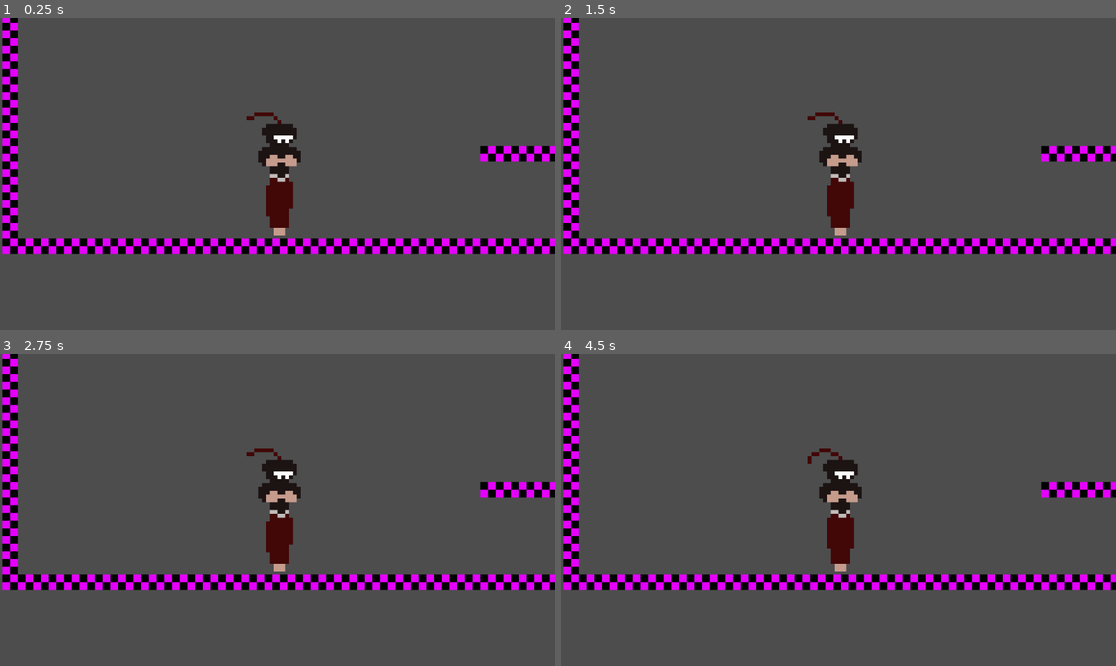
Above: before the commit, frames 1-4 (two rows, left to right).
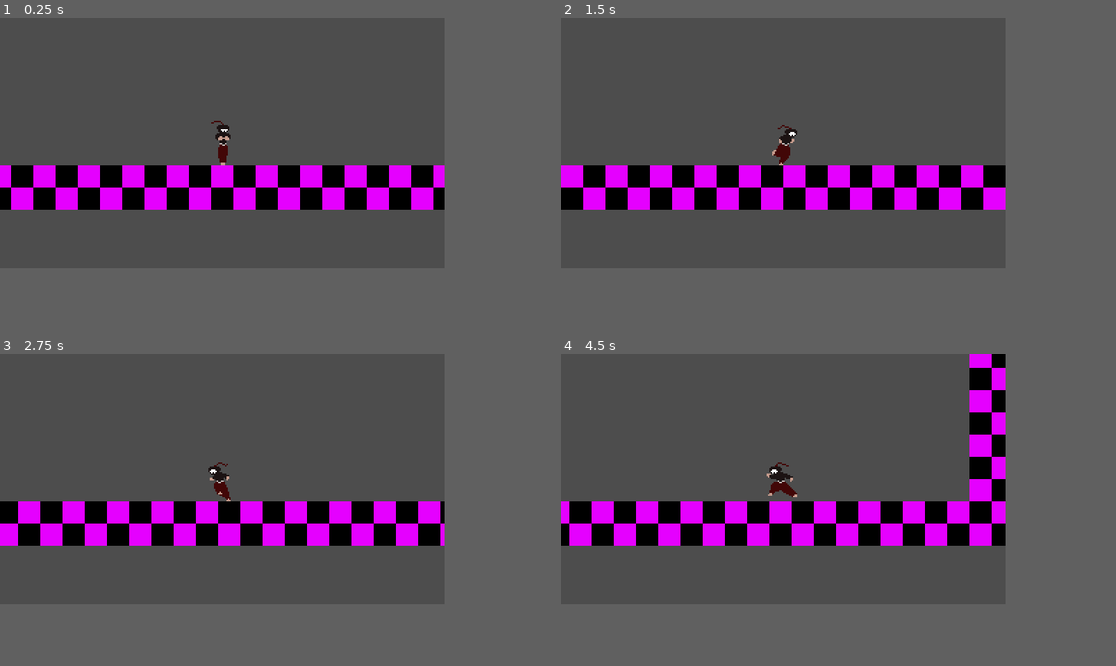
Above: after the commit, the same moments.

Repository: lowercasewords/shinobi-strike
Game: Godot game, scene res://scenes/levels/test_map.tscn
The game is run twice, just before and just after one commit, with the same random seed, the same clock (stepped at 60 frames per second) and the same inputs.
Inputs:
- Up to frame 1 (0.25 s): no input
- Up to frame 2 (1.5 s): tap Enter (ui_accept) at 0.5, 0.6, 0.77, 1.07, 1.35 s; hold Right (ui_right) from 0.53 s (still down)
- Up to frame 3 (2.75 s): tap Enter (ui_accept) at 1.52, 1.82, 2.1 s; release Right (ui_right) at 2.03 s; hold Left (ui_left) from 2.03 s (still down)
- Up to frame 4 (4.5 s): release Left (ui_left) at 2.78 s; hold Right (ui_right) 2.78-4.28 s; tap Enter (ui_accept) at 2.85, 3.02, 3.32, 3.6, 3.77, 4.07, 4.35 s; hold Left (ui_left) from 4.28 s (still down)
In our replay, the window is 799x449 before the commit and 640x360 after it. These sizes can differ from the game's own. Grey fills any space a smaller window leaves; there, only what the larger window draws over its background counts as a difference.

The runs differ from the first frame. In frame 1, 20% of the frame differs, in the area x 0-100%, y 0-76%; in frame 2, 20%; in frame 3, 20%; in frame 4, 23%.

Commit message:
added a state machine with walking, standing; and organized player piskels by the state type

Diff:
--- a/project.godot
+++ b/project.godot
@@ -15,6 +15,54 @@
 config/features=PackedStringArray("4.6", "GL Compatibility")
 config/icon="res://icon.svg"
 
+[display]
+
+window/size/viewport_width=320
+window/size/viewport_height=180
+window/size/window_width_override=1920
+window/size/window_height_override=1080
+window/stretch/mode="viewport"
+window/stretch/scale_mode="integer"
+
+[input]
+
+ui_left={
+"deadzone": 0.5,
+"events": [Object(InputEventKey,"resource_local_to_scene":false,"resource_name":"","device":0,"window_id":0,"alt_pressed":false,"shift_pressed":false,"ctrl_pressed":false,"meta_pressed":false,"pressed":false,"keycode":4194319,"physical_keycode":0,"key_label":0,"unicode":0,"location":0,"echo":false,"script":null)
+, Object(InputEventJoypadButton,"resource_local_to_scene":false,"resource_name":"","device":-1,"button_index":13,"pressure":0.0,"pressed":false,"script":null)
+, Object(InputEventJoypadMotion,"resource_local_to_scene":false,"resource_name":"","device":-1,"axis":0,"axis_value":-1.0,"script":null)
+, Object(InputEventKey,"resource_local_to_scene":false,"resource_name":"","device":-1,"window_id":0,"alt_pressed":false,"shift_pressed":false,"ctrl_pressed":false,"meta_pressed":false,"pressed":false,"keycode":0,"physical_keycode":65,"key_label":0,"unicode":97,"location":0,"echo":false,"script":null)
+]
+}
+ui_right={
+"deadzone": 0.5,
+"events": [Object(InputEventKey,"resource_local_to_scene":false,"resource_name":"","device":0,"window_id":0,"alt_pressed":false,"shift_pressed":false,"ctrl_pressed":false,"meta_pressed":false,"pressed":false,"keycode":4194321,"physical_keycode":0,"key_label":0,"unicode":0,"location":0,"echo":false,"script":null)
+, Object(InputEventJoypadButton,"resource_local_to_scene":false,"resource_name":"","device":-1,"button_index":14,"pressure":0.0,"pressed":false,"script":null)
+, Object(InputEventJoypadMotion,"resource_local_to_scene":false,"resource_name":"","device":-1,"axis":0,"axis_value":1.0,"script":null)
+, Object(InputEventKey,"resource_local_to_scene":false,"resource_name":"","device":-1,"window_id":0,"alt_pressed":false,"shift_pressed":false,"ctrl_pressed":false,"meta_pressed":false,"pressed":false,"keycode":0,"physical_keycode":68,"key_label":0,"unicode":100,"location":0,"echo":false,"script":null)
+]
+}
+ui_up={
+"deadzone": 0.5,
+"events": [Object(InputEventKey,"resource_local_to_scene":false,"resource_name":"","device":0,"window_id":0,"alt_pressed":false,"shift_pressed":false,"ctrl_pressed":false,"meta_pressed":false,"pressed":false,"keycode":4194320,"physical_keycode":0,"key_label":0,"unicode":0,"location":0,"echo":false,"script":null)
+, Object(InputEventJoypadButton,"resource_local_to_scene":false,"resource_name":"","device":-1,"button_index":11,"pressure":0.0,"pressed":false,"script":null)
+, Object(InputEventJoypadMotion,"resource_local_to_scene":false,"resource_name":"","device":-1,"axis":1,"axis_value":-1.0,"script":null)
+, Object(InputEventKey,"resource_local_to_scene":false,"resource_name":"","device":-1,"window_id":0,"alt_pressed":false,"shift_pressed":false,"ctrl_pressed":false,"meta_pressed":false,"pressed":false,"keycode":0,"physical_keycode":87,"key_label":0,"unicode":119,"location":0,"echo":false,"script":null)
+]
+}
+ui_down={
+"deadzone": 0.5,
+"events": [Object(InputEventKey,"resource_local_to_scene":false,"resource_name":"","device":0,"window_id":0,"alt_pressed":false,"shift_pressed":false,"ctrl_pressed":false,"meta_pressed":false,"pressed":false,"keycode":4194322,"physical_keycode":0,"key_label":0,"unicode":0,"location":0,"echo":false,"script":null)
+, Object(InputEventJoypadButton,"resource_local_to_scene":false,"resource_name":"","device":-1,"button_index":12,"pressure":0.0,"pressed":false,"script":null)
+, Object(InputEventJoypadMotion,"resource_local_to_scene":false,"resource_name":"","device":-1,"axis":1,"axis_value":1.0,"script":null)
+, Object(InputEventKey,"resource_local_to_scene":false,"resource_name":"","device":-1,"window_id":0,"alt_pressed":false,"shift_pressed":false,"ctrl_pressed":false,"meta_pressed":false,"pressed":false,"keycode":0,"physical_keycode":83,"key_label":0,"unicode":115,"location":0,"echo":false,"script":null)
+]
+}
+
+[input_devices]
+
+sensors/enable_gravity=true
+
 [physics]
 
 3d/physics_engine="Jolt Physics"
--- a/scenes/levels/test_map.tscn
+++ b/scenes/levels/test_map.tscn
@@ -19,4 +19,4 @@
 tile_set = SubResource("TileSet_ymjof")
 
 [node name="Player" parent="." unique_id=990773869 instance=ExtResource("1_d141s")]
-position = Vector2(123, 90)
+position = Vector2(120, 184)
--- a/scenes/player/Player.tscn
+++ b/scenes/player/Player.tscn
@@ -1,10 +1,18 @@
 [gd_scene format=3 uid="uid://c6g6agxbnf61l"]
 
+[ext_resource type="Script" uid="uid://c2wdufkqurqwi" path="res://scenes/player/player.gd" id="1_c3xxp"]
 [ext_resource type="Texture2D" uid="uid://crvyh6rngs165" path="res://assets/sprites/player/player_stand_1.png" id="1_p0vlq"]
 [ext_resource type="Texture2D" uid="uid://df1n4onmri7yu" path="res://assets/sprites/player/player_stand_2.png" id="2_tpg5x"]
 [ext_resource type="Texture2D" uid="uid://clnmcfyounb31" path="res://assets/sprites/player/player_stand_3.png" id="3_c3xxp"]
 [ext_resource type="Texture2D" uid="uid://csnowq2mpbgja" path="res://assets/sprites/player/player_stand_4.png" id="4_npwbq"]
 [ext_resource type="Texture2D" uid="uid://df707f7n24d1o" path="res://assets/sprites/player/player_stand_5.png" id="5_v42im"]
+[ext_resource type="Texture2D" uid="uid://fyroju00wulk" path="res://assets/sprites/player/player_walk_1.png" id="7_20koh"]
+[ext_resource type="Script" uid="uid://33136d856app" path="res://scenes/state_machine.gd" id="7_pn6s4"]
+[ext_resource type="PackedScene" uid="uid://dcp5omecschbm" path="res://scenes/player/idle_state.tscn" id="8_7oing"]
+[ext_resource type="Texture2D" uid="uid://ckyui67r76bm4" path="res://assets/sprites/player/player_walk_2.png" id="8_ov1oi"]
+[ext_resource type="PackedScene" uid="uid://h0ngk8f30c1m" path="res://scenes/player/walk_state.tscn" id="9_5stf6"]
+[ext_resource type="Texture2D" uid="uid://b63a6728t0j6c" path="res://assets/sprites/player/player_walk_3.png" id="9_rn7t0"]
+[ext_resource type="Texture2D" uid="uid://c5ggj6b33pbyb" path="res://assets/sprites/player/player_walk_4.png" id="10_8qjgm"]
 
 [sub_resource type="SpriteFrames" id="SpriteFrames_v6fml"]
 animations = [{
@@ -25,23 +33,48 @@
 "texture": ExtResource("5_v42im")
 }],
 "loop": true,
-"name": &"default",
+"name": &"idle",
 "speed": 8.0
+}, {
+"frames": [{
+"duration": 1.0,
+"texture": ExtResource("7_20koh")
+}, {
+"duration": 1.0,
+"texture": ExtResource("8_ov1oi")
+}, {
+"duration": 1.0,
+"texture": ExtResource("9_rn7t0")
+}, {
+"duration": 1.0,
+"texture": ExtResource("10_8qjgm")
+}],
+"loop": true,
+"name": &"walk",
+"speed": 10.0
 }]
 
 [sub_resource type="RectangleShape2D" id="RectangleShape2D_wr5hl"]
 size = Vector2(7, 29)
 
 [node name="Player" type="CharacterBody2D" unique_id=990773869]
+script = ExtResource("1_c3xxp")
 
 [node name="AnimatedSprite2D" type="AnimatedSprite2D" parent="." unique_id=1994341334]
-scale = Vector2(8, 8)
 sprite_frames = SubResource("SpriteFrames_v6fml")
-autoplay = "default"
-frame_progress = 0.49988997
+animation = &"walk"
+autoplay = "idle"
 
 [node name="CollisionShape2D" type="CollisionShape2D" parent="." unique_id=2065698952]
 position = Vector2(0.5, 1.5)
 shape = SubResource("RectangleShape2D_wr5hl")
 
 [node name="Camera2D" type="Camera2D" parent="." unique_id=1170208015]
+
+[node name="StateMachine" type="Node2D" parent="." unique_id=150581391]
+script = ExtResource("7_pn6s4")
+metadata/_custom_type_script = "uid://33136d856app"
+
+[node name="Idle" parent="StateMachine" unique_id=1309792451 instance=ExtResource("8_7oing")]
+
+[node name="Walk" parent="StateMachine" unique_id=1875810555 instance=ExtResource("9_5stf6")]
--- /dev/null
+++ b/scenes/player/idle_state.gd
@@ -0,0 +1,22 @@
+class_name IdleState extends State
+
+@onready var player: Player = owner
+
+func enter() -> void:
+	# Play idle animation here if you have one
+	if not player.is_node_ready():
+		await player.ready
+	player.animated_sprite.play("idle")
+
+func physics_update(_delta: float) -> void:
+	# Handle Transitions
+	if not player.is_on_floor():
+		#transitioned.emit(self, "fall")
+		pass
+
+	elif Input.is_action_just_pressed("ui_accept"):
+		#transitioned.emit(self, "jump")
+		pass
+
+	elif player.direction != 0:
+		transitioned.emit(self, StateMachine.WALK)
--- /dev/null
+++ b/scenes/player/idle_state.tscn
@@ -0,0 +1,6 @@
+[gd_scene format=3 uid="uid://dcp5omecschbm"]
+
+[ext_resource type="Script" uid="uid://bedamvreg4ic1" path="res://scenes/player/idle_state.gd" id="1_41xhr"]
+
+[node name="IdleState" type="Node2D" unique_id=1309792451]
+script = ExtResource("1_41xhr")
--- /dev/null
+++ b/scenes/player/player.gd
@@ -0,0 +1,29 @@
+class_name Player extends CharacterBody2D
+
+const SPEED = 300.0
+const JUMP_VELOCITY = -300.0
+
+@onready var animated_sprite: AnimatedSprite2D = $AnimatedSprite2D
+@onready var state_machine: StateMachine = $StateMachine
+
+var direction: float = 0
+var gravity = ProjectSettings.get_setting("physics/2d/default_gravity")
+
+func _physics_process(delta):
+	# Get input direction (-1, 0, 1) and handle movement/deceleration
+	direction = Input.get_axis("ui_left", "ui_right")
+
+	# Flip the sprite left or right
+	if direction < 0:
+		animated_sprite.flip_h = true
+	elif direction > 0:
+		animated_sprite.flip_h = false
+
+	# Add gravity
+	if not is_on_floor():
+		velocity.y += gravity * delta
+
+	# Calculate state physics
+	state_machine.current_state.physics_update(delta)
+
+	move_and_slide()
--- /dev/null
+++ b/scenes/player/walk_state.gd
@@ -0,0 +1,16 @@
+class_name WalkState extends State
+
+@onready var player: Player = owner
+
+func enter() -> void:
+	# Play idle animation here if you have one
+	player.animated_sprite.play("walk")
+
+func physics_update(_delta: float) -> void:
+	if player.direction:
+		player.velocity.x = player.direction * player.SPEED
+	else:
+		# Smoothly slow down
+		player.velocity.x = move_toward(player.velocity.x, 0, player.SPEED * 0.1)
+	if player.velocity.x == 0:
+		transitioned.emit(self, StateMachine.IDLE)
--- /dev/null
+++ b/scenes/player/walk_state.tscn
@@ -0,0 +1,7 @@
+[gd_scene format=3 uid="uid://h0ngk8f30c1m"]
+
+[ext_resource type="Script" uid="uid://bt4sxdqgb50lo" path="res://scenes/player/walk_state.gd" id="1_pfj8d"]
+
+[node name="WalkState" type="Node2D" unique_id=1875810555]
+script = ExtResource("1_pfj8d")
+metadata/_custom_type_script = "uid://33136d856app"
--- /dev/null
+++ b/scenes/state.gd
@@ -0,0 +1,9 @@
+class_name State extends Node2D
+
+# Abstract class for entities that need complex states
+
+signal transitioned(new_state_name: String)
+func enter(): pass
+func exit(): pass
+func update(_delta: float): pass
+func physics_update(_delta: float): pass
--- /dev/null
+++ b/scenes/state.tscn
@@ -0,0 +1,6 @@
+[gd_scene format=3 uid="uid://c7ebe6j4amfox"]
+
+[ext_resource type="Script" uid="uid://crr2eeo2a36yo" path="res://scenes/state.gd" id="1_ihbxb"]
+
+[node name="State" type="Node2D" unique_id=1284333704]
+script = ExtResource("1_ihbxb")
--- /dev/null
+++ b/scenes/state_machine.gd
@@ -0,0 +1,50 @@
+class_name StateMachine extends Node2D
+
+@export var initial_state: State
+
+var current_state: State
+const IDLE = "idle"
+const WALK = "walk"
+
+# Mapping of state nodes to their string names
+var states: Dictionary = {}
+
+func _ready() -> void:
+	# Loop through all children and add them to the dictionary
+	for child in get_children():
+		if child is State:
+			states[child.name.to_lower()] = child
+			child.transitioned.connect(on_child_transitioned)
+
+	# Get the first state
+	if not initial_state:
+		initial_state = get_children()[0]
+
+	if initial_state:
+		initial_state.enter()
+		current_state = initial_state
+
+func _process(delta: float) -> void:
+	if current_state:
+		current_state.update(delta)
+
+func _physics_process(delta: float) -> void:
+	if current_state:
+		current_state.physics_update(delta)
+
+func on_child_transitioned(state: State, new_state_name: String) -> void:
+	# Ignore if a state that isn't currently active tries to transition
+	if state != current_state:
+		return
+
+	var new_state = states.get(new_state_name.to_lower())
+	if not new_state:
+		push_warning("State not found: ", new_state_name)
+		return
+
+	# Clean up the old state, boot up the new one
+	if current_state:
+		current_state.exit()
+
+	new_state.enter()
+	current_state = new_state
--- /dev/null
+++ b/scenes/state_machine.tscn
@@ -0,0 +1,12 @@
+[gd_scene format=3 uid="uid://7py16ttb4ant"]
+
+[ext_resource type="Script" uid="uid://33136d856app" path="res://scenes/state_machine.gd" id="1_nj0rb"]
+[ext_resource type="PackedScene" uid="uid://h0ngk8f30c1m" path="res://scenes/player/walk_state.tscn" id="2_7f3de"]
+[ext_resource type="PackedScene" uid="uid://dcp5omecschbm" path="res://scenes/player/idle_state.tscn" id="3_04s10"]
+
+[node name="StateMachine" type="Node2D" unique_id=707672712]
+script = ExtResource("1_nj0rb")
+
+[node name="WalkState" parent="." unique_id=1875810555 instance=ExtResource("2_7f3de")]
+
+[node name="IdleState" parent="." unique_id=1309792451 instance=ExtResource("3_04s10")]
Binary file added: assets/sprites/player/player_walk_1.png
Not shown, added: assets/sprites/player/player_walk_1.png.import
Binary file added: assets/sprites/player/player_walk_2.png
Not shown, added: assets/sprites/player/player_walk_2.png.import
Binary file added: assets/sprites/player/player_walk_3.png
Not shown, added: assets/sprites/player/player_walk_3.png.import
Binary file added: assets/sprites/player/player_walk_4.png
Not shown, added: assets/sprites/player/player_walk_4.png.import
Not shown, added: assets/sprites/player/piskel/doodles.piskel
Not shown, removed: assets/sprites/player/piskel/player.piskel
Not shown, added: assets/sprites/player/piskel/player_jump.piskel
Not shown, added: assets/sprites/player/piskel/player_stand.piskel
(and 2 more such lines)
